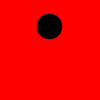
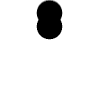
Two versions of the same layered image (100 x 100). Layer-by-layer changes:
added layer "Layer #5" above "Layer #2" over [36, 0, 63, 27]
hid "Layer #4" over [0, 0, 100, 100]
